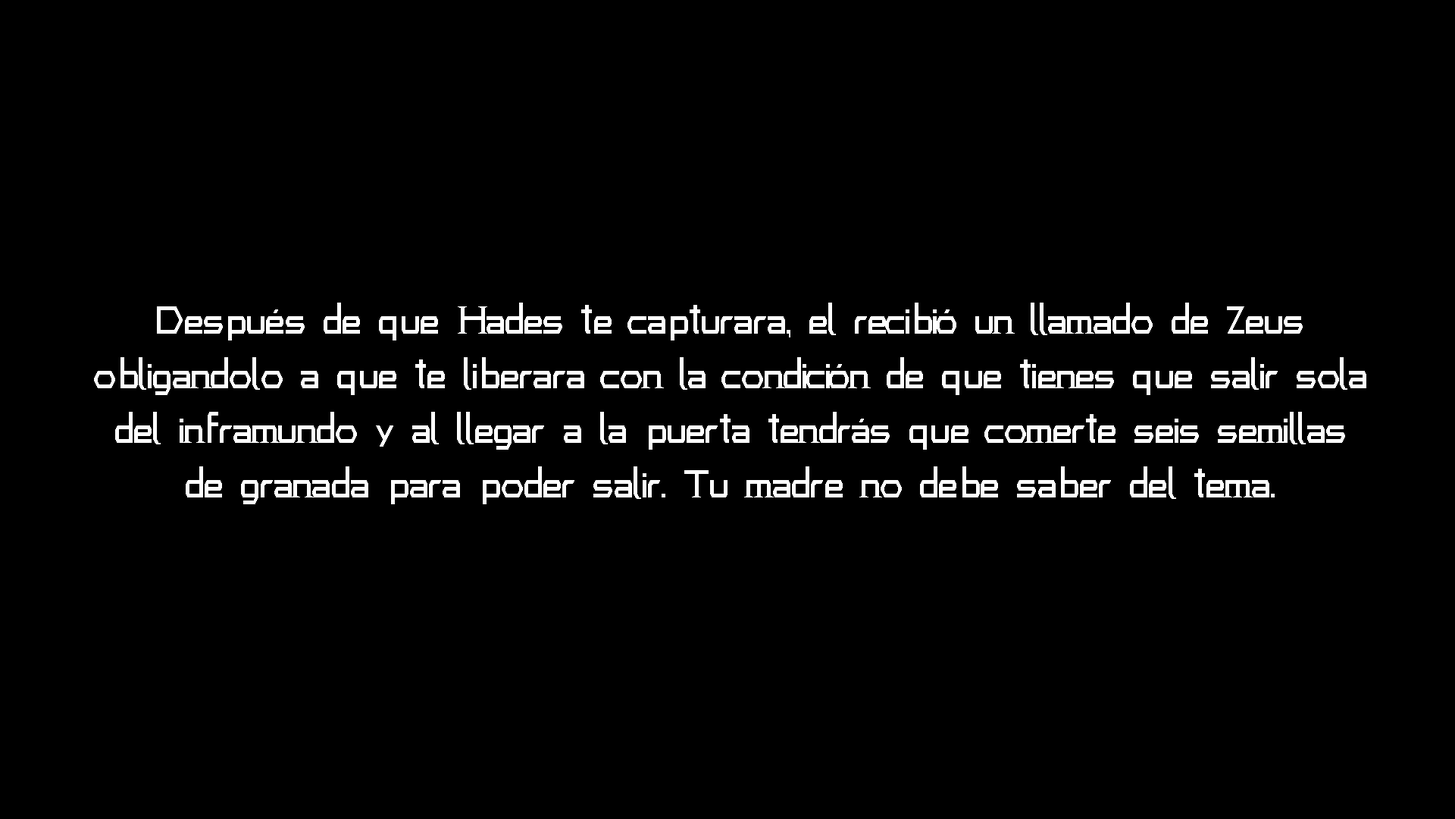
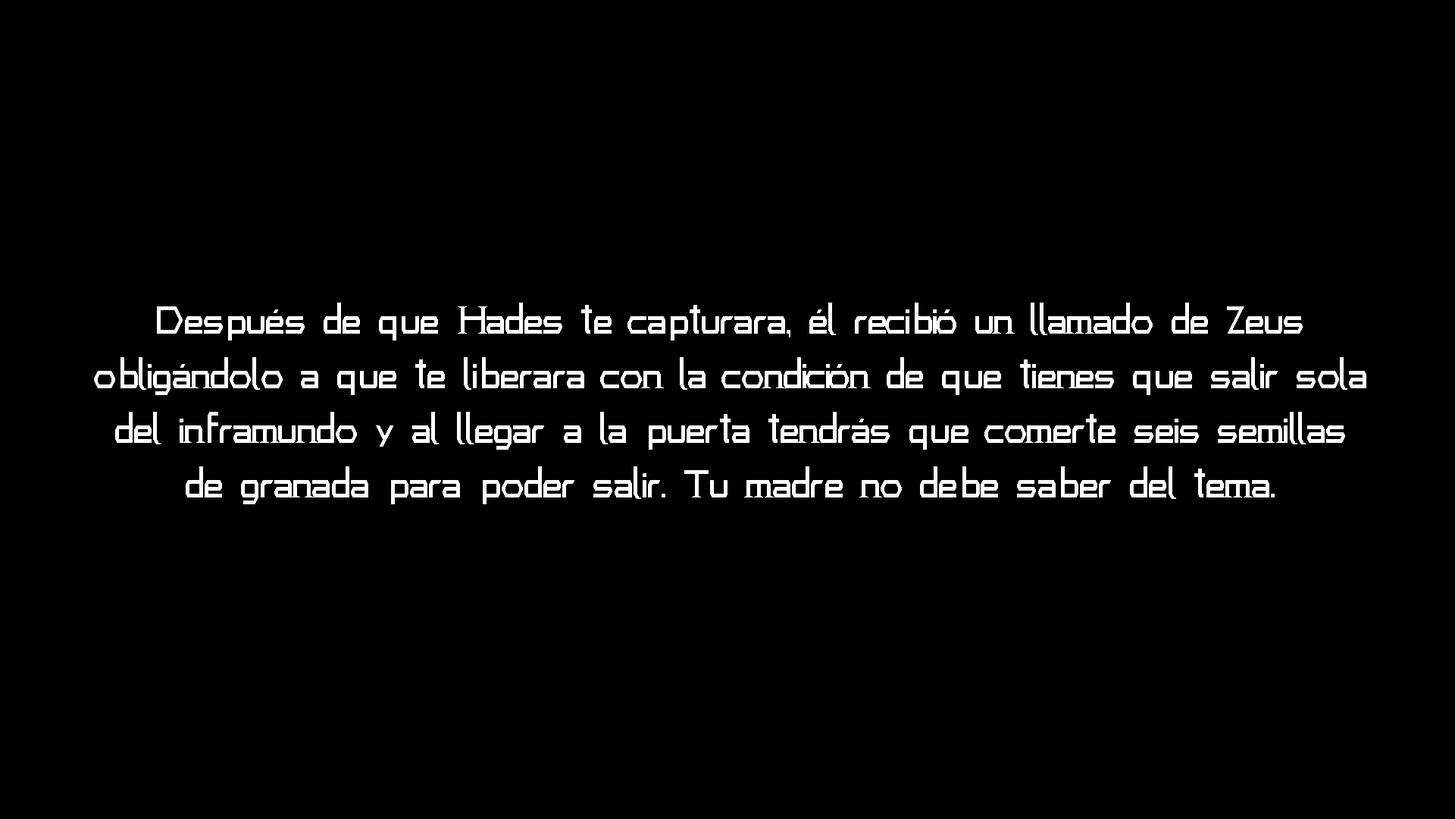
Layers edited between the first and the second 1455 × 819 image:
renamed "Después de que Hades te capturara, el recibió un llamado de Zeu" to "Después de que Hades te capturara, él recibió un llamado de Zeu", painted on it over [180, 309, 822, 368]
